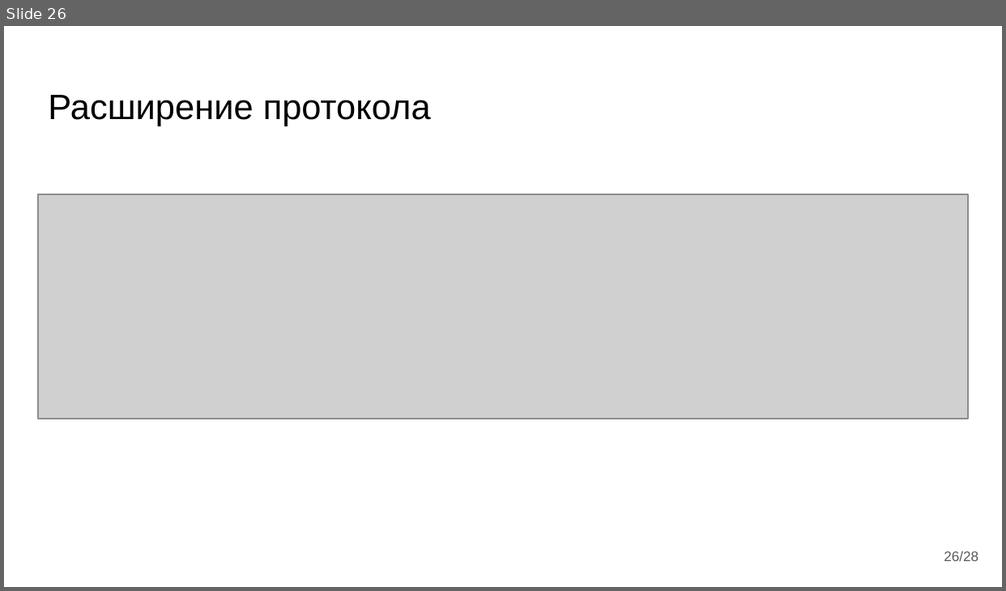
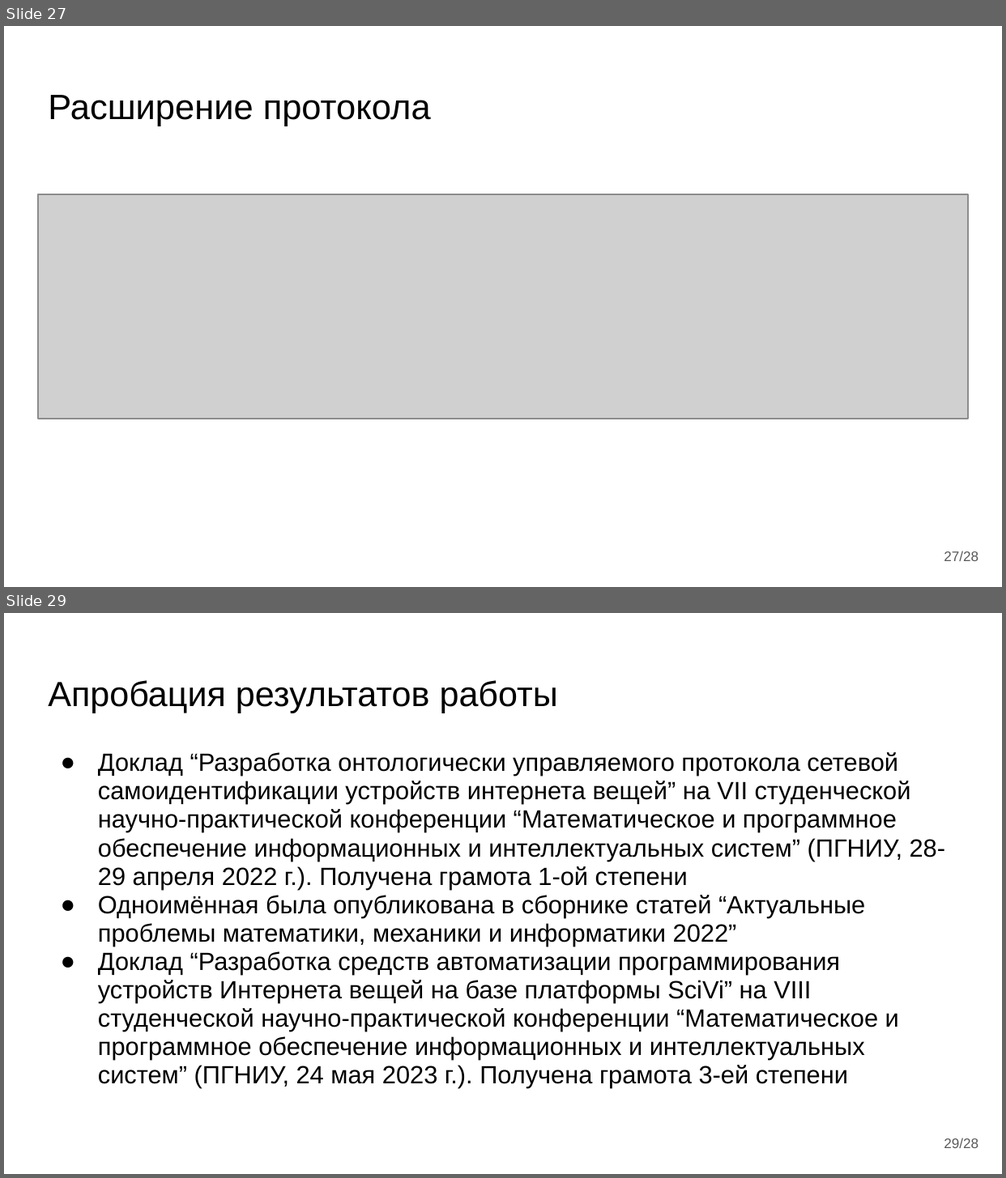
Before and after one commit to almiluk/bachelor_thesis, a slide deck: presentation/ВКР Лукьянов.pptx. Shown one above the other, each under a label of ours: slide 26 before the commit, slides 27 and 29 after it; the slides between them are not shown. The pictures are 1006x591 and 1006x1178 pixels, drawn with LibreOffice and Linux fonts; fonts in the diff are those of the drawing; grey boxes stand for pictures. Boxes give left, top, right and bottom in pixels: in the first picture for what was removed or moved away, otherwise in the second. Text is boxed around its words. In the diff, an @@ line names an element or a change of style, - is before the commit and + after.

```diff
--- a/presentation/ВКР Лукьянов.pptx
+++ b/presentation/ВКР Лукьянов.pptx
@@ slide 29 added at (4, 613, 1002, 1174), background #FFFFFF @@
@@ title added at (48, 680, 558, 713), 25.2 pt, text #000000 @@
+Апробация результатов работы
@@ text added at (98, 752, 946, 1088), 18 pt, text #000000 @@
+● Доклад “Разработка онтологически управляемого протокола сетевой самоидентификации устройств интернета вещей” на VII студенческой научно-практической конференции “Математическое и программное обеспечение информационных и интеллектуальных систем” (ПГНИУ, 28-29 апреля 2022 г.). Получена грамота 1-ой степени
+● Одноимённая была опубликована в сборнике статей “Актуальные проблемы математики, механики и информатики 2022”
+● Доклад “Разработка средств автоматизации программирования устройств Интернета вещей на базе платформы SciVi” на VIII студенческой научно-практической конференции “Математическое и программное обеспечение информационных и интеллектуальных систем” (ПГНИУ, 24 мая 2023 г.). Получена грамота 3-ей степени
@@ page number added at (944, 1138, 978, 1148), 10 pt, text #595959 @@
+29/28
@@ what was slide 26 is now slide 27 @@
@@ page number at (944, 551, 978, 561): text changed @@
-26/28
+27/28
```
Also in this commit, not shown: 15 slides changed, 1 other slide added, 1 other file.
